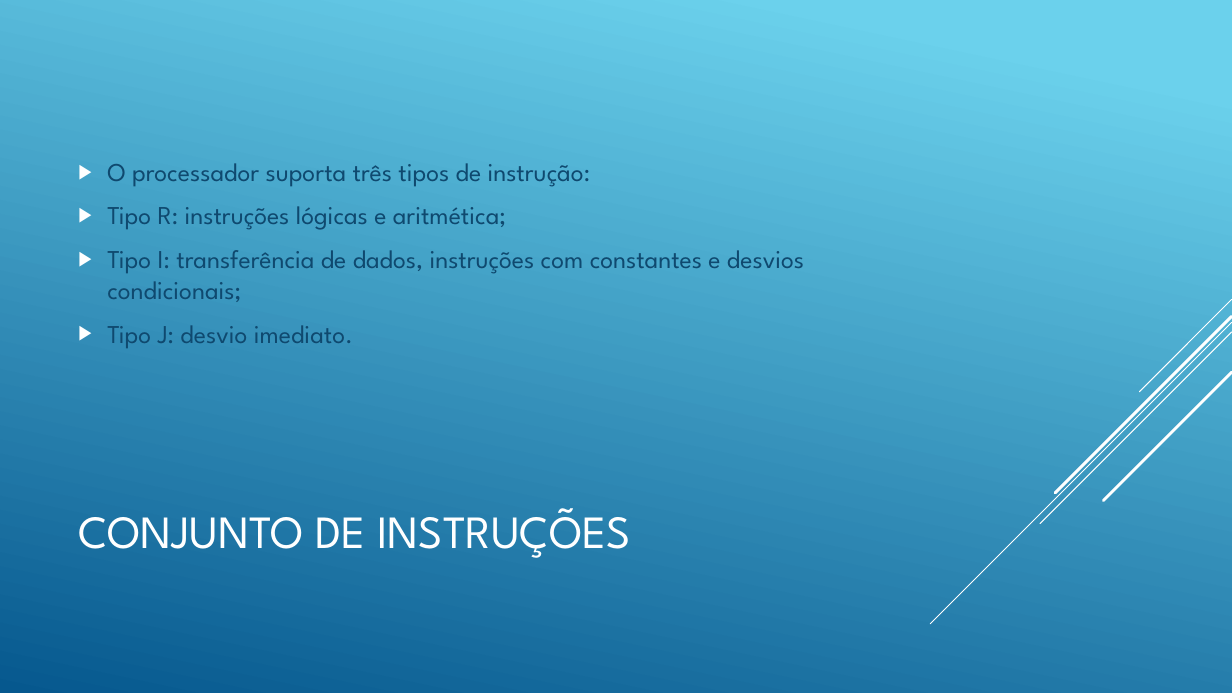
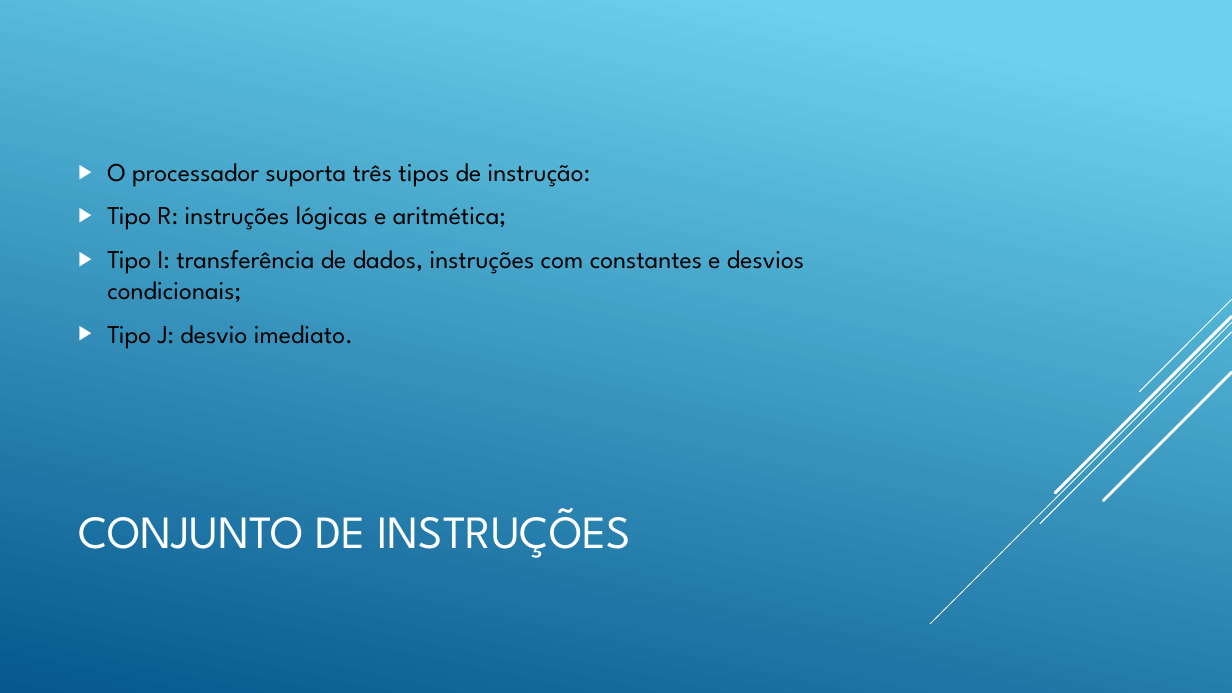
Before and after one commit to Tarlison/Projeto_Final_AOC_2018.2, a slide deck: slide 3 of Processador Uniciclo 16 bits.pptx. Drawn at 1232x693 pixels with LibreOffice and Linux fonts; fonts in the diff are those of the drawing. Boxes give left, top, right and bottom in pixels: in the first picture for what was removed or moved away, otherwise in the second. Text is boxed around its words. In the diff, an @@ line names an element or a change of style, - is before the commit and + after.

```diff
--- a/Processador Uniciclo 16 bits.pptx
+++ b/Processador Uniciclo 16 bits.pptx
@@ text "O processador suporta três tipos ..." at [107, 163, 804, 349]: text colour #0F496F to #000000 @@
```
Also in this commit, not shown: 2 other slides changed, 2 other files.
